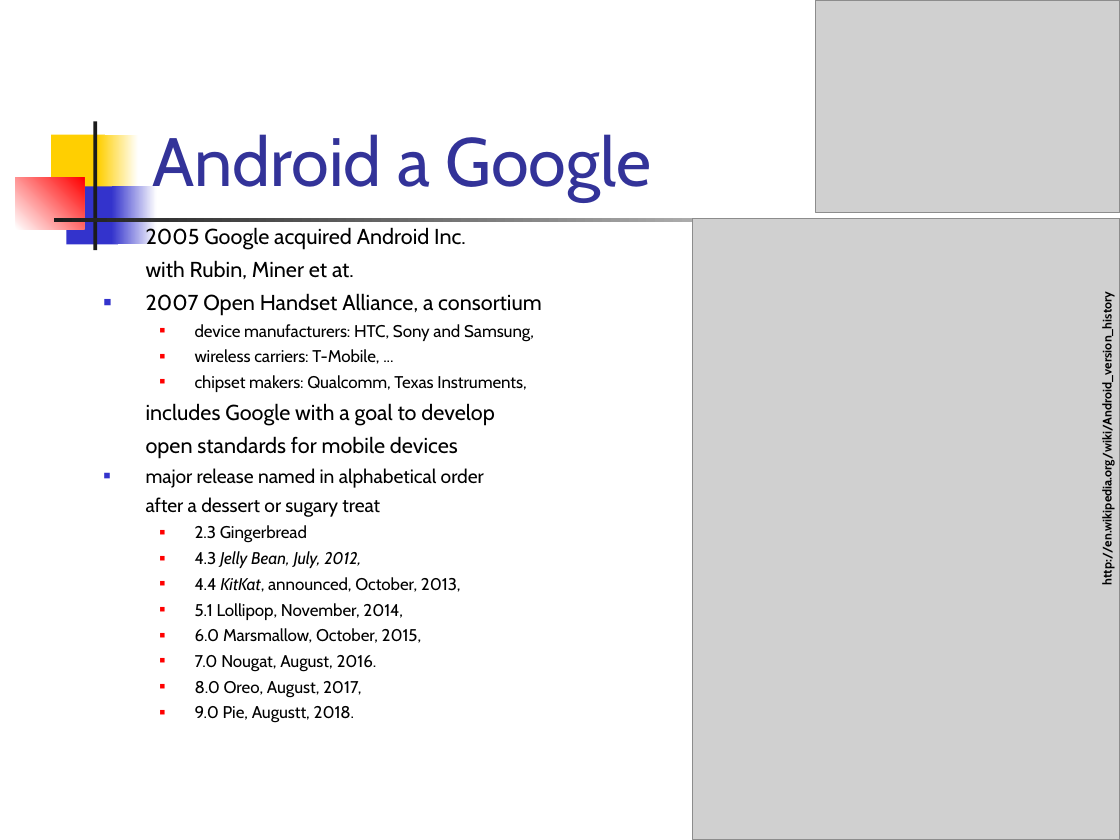
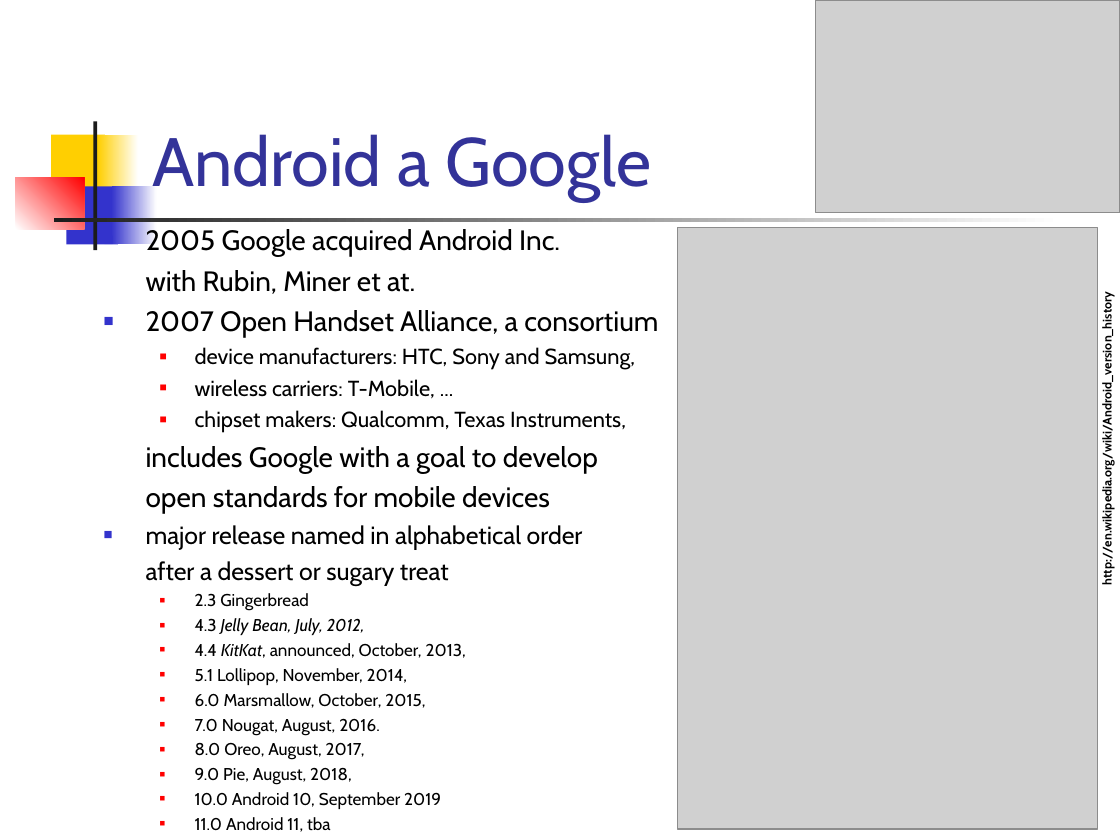
Before and after one commit to vmandro/Prednasky, a slide deck: slide 13 of 00/00_Uvod.ppt. Drawn at 1120x840 pixels with LibreOffice and Linux fonts; fonts in the diff are those of the drawing; grey boxes stand for pictures. Boxes give left, top, right and bottom in pixels: in the first picture for what was removed or moved away, otherwise in the second. Text is boxed around its words. In the diff, an @@ line names an element or a change of style, - is before the commit and + after.

```diff
--- a/00/00_Uvod.ppt
+++ b/00/00_Uvod.ppt
@@ text at (146, 227, 658, 760): size 13.9 to 18 pt in "2005 Google acquired Android Inc.", "with Rubin, Miner et at.", "2007 Open Handset Alliance, a consortium", "includes Google with a goal to develop" and 1 more places; size 10.8 to 14 pt in "device manufacturers: HTC, Sony and Samsung,", "wireless carriers: T-Mobile, ...", "chipset makers: Qualcomm, Texas Instruments,"; size 12.4 to 16 pt in "major release named in alphabetical order", "after a dessert or sugary treat"; size 10.8 to 11 pt in "2.3 Gingerbread", "4.3 Jelly Bean, July, 2012,", "4.4 KitKat, announced, October, 2013,", "5.1 Lollipop, November, 2014," and 3 more places @@
@@ picture: place and size @@
-picture at (692, 218, 1120, 840)
+picture at (678, 227, 1098, 829)
@@ text at (195, 767, 441, 832): text changed; size 10.8 to 11 pt @@
-  ■ 9.0 Pie, Augustt, 2018.
+  ■ 9.0 Pie, August, 2018,
+  ■ 10.0 Android 10, September 2019
+  ■ 11.0 Android 11, tba
```
Also in this commit, not shown: 3 other slides changed, 1 other file.
